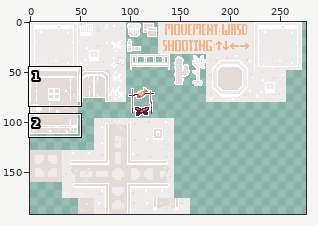
One commit to this sprite sheet: public/assets/tilesets/tileset.png. Above: a wide view before the commit, with the close-up outlined.
Close-up. The starting point:
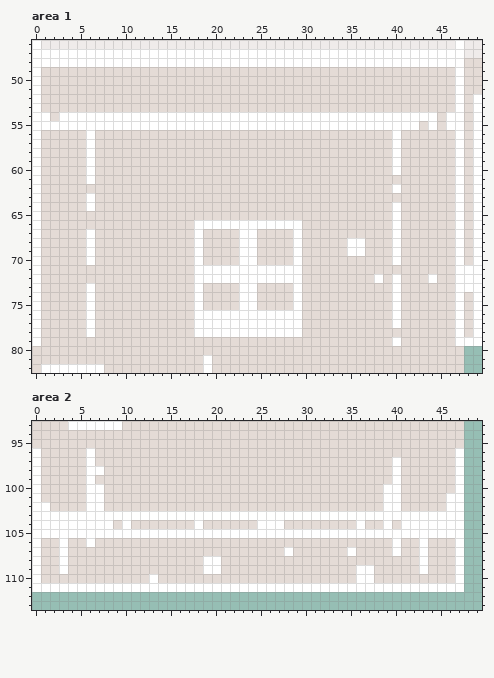
The file is 320x192 pixels. Shown: area 1: x 0..49, y 46..82; area 2: x 0..49, y 93..113. The wide view leaves out empty margins. The commit also changed other parts of the picture, which this record leaves out.
New version:
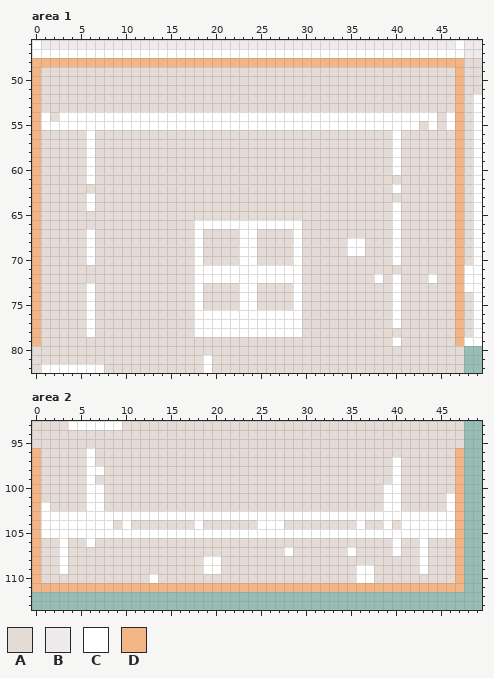
Palette (. is transparent): A #e4dbd6  B #efebea  C #ffffff  D #f3b486
The exact change:
Area 1:
y 48: x 0..47 CCCCCCCCCCCCCCCCCCCCCCCCCCCCCCCCCCCCCCCCCCCCCCCC -> DDDDDDDDDDDDDDDDDDDDDDDDDDDDDDDDDDDDDDDDDDDDDDDD
y 49..79: x 0 C -> D; x 47 C -> D
Area 2:
y 96..110: x 0 C -> D; x 47 C -> D
y 111: x 0..47 CCCCCCCCCCCCCCCCCCCCCCCCCCCCCCCCCCCCCCCCCCCCCCCC -> DDDDDDDDDDDDDDDDDDDDDDDDDDDDDDDDDDDDDDDDDDDDDDDD
Where, in picture pixels (left, top, right, bottom), the same in both close-ups:
changed: (32, 58, 464, 346)
changed: (32, 448, 464, 592)
